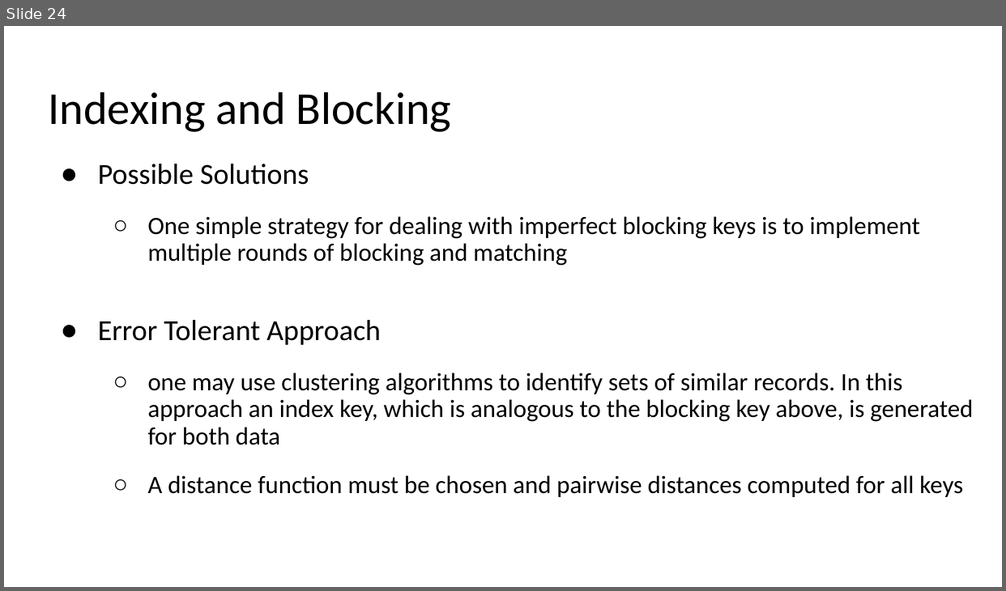
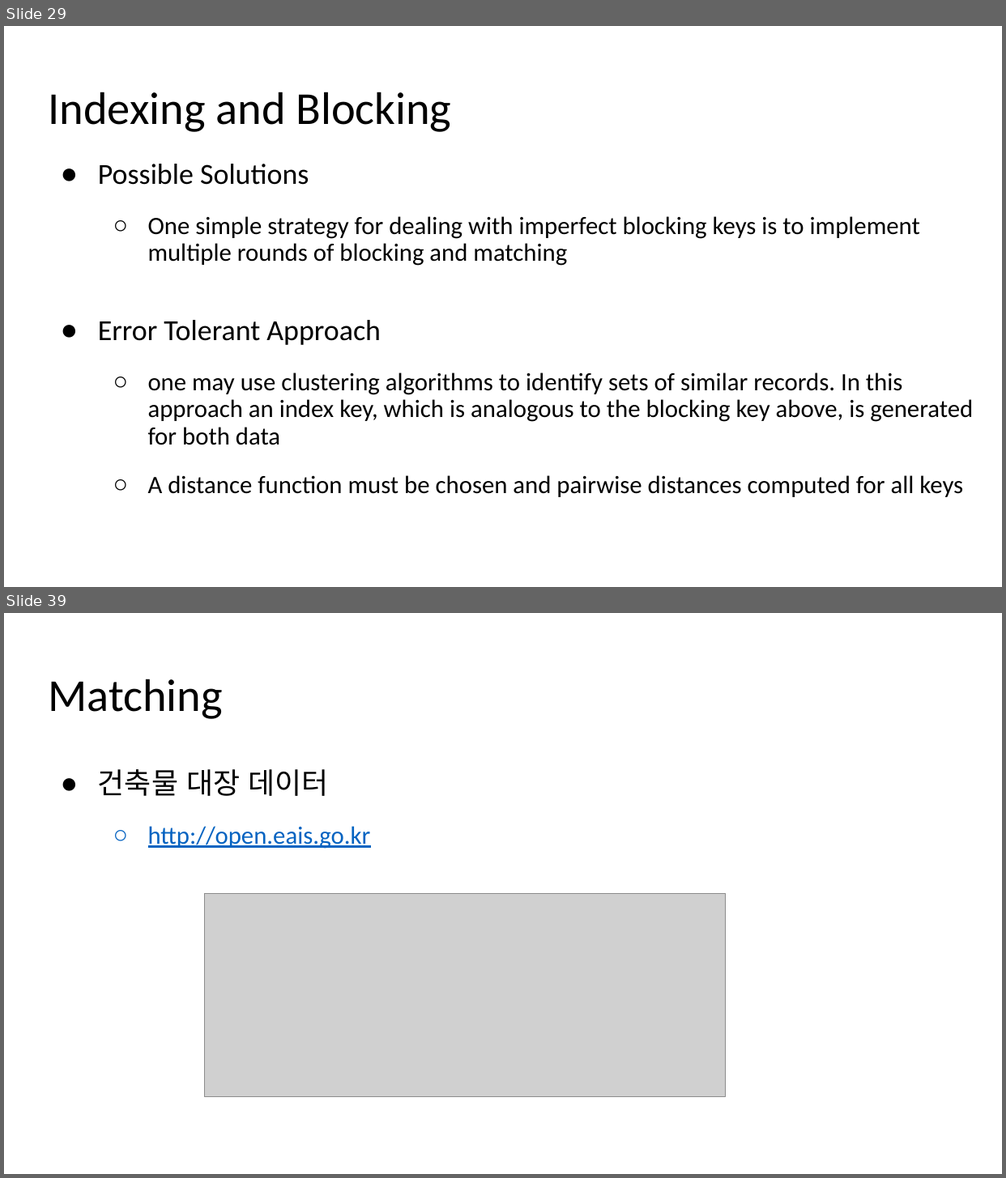
Before and after one commit to moonbg/21bigdataskku, a slide deck: Slides/Week6.pptx. Shown one above the other, each under a label of ours: slide 24 before the commit, slides 29 and 39 after it; the slides between them are not shown. The pictures are 1006x591 and 1006x1178 pixels, drawn with LibreOffice and Linux fonts; fonts in the diff are those of the drawing; grey boxes stand for pictures. Boxes give left, top, right and bottom in pixels: in the first picture for what was removed or moved away, otherwise in the second. Text is boxed around its words. In the diff, an @@ line names an element or a change of style, - is before the commit and + after.

```diff
--- a/Slides/Week6.pptx
+++ b/Slides/Week6.pptx
@@ slide 39 added at (x1=4, y1=613, x2=1002, y2=1174), background #FFFFFF @@
@@ title added at (x1=48, y1=679, x2=223, y2=719), 33 pt, text #000000 @@
+Matching
@@ text added at (x1=98, y1=769, x2=371, y2=849), 18 pt, text #0563C1, underline @@
+● 건축물 대장 데이터
+  ○ http://open.eais.go.kr
@@ picture added at (x1=205, y1=893, x2=726, y2=1097) @@
@@ what was slide 24 is now slide 29 @@
```
Also in this commit, not shown: 3 slides changed, 19 other slides added, 9 other files.
